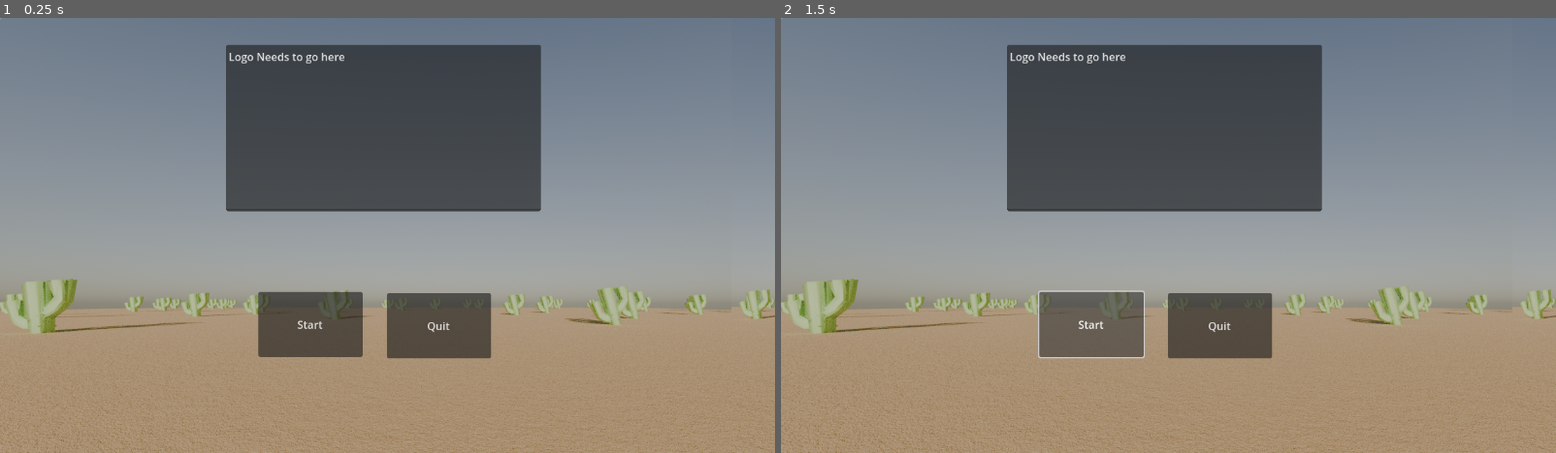
Above: before the commit, frames 1-2 (left to right).
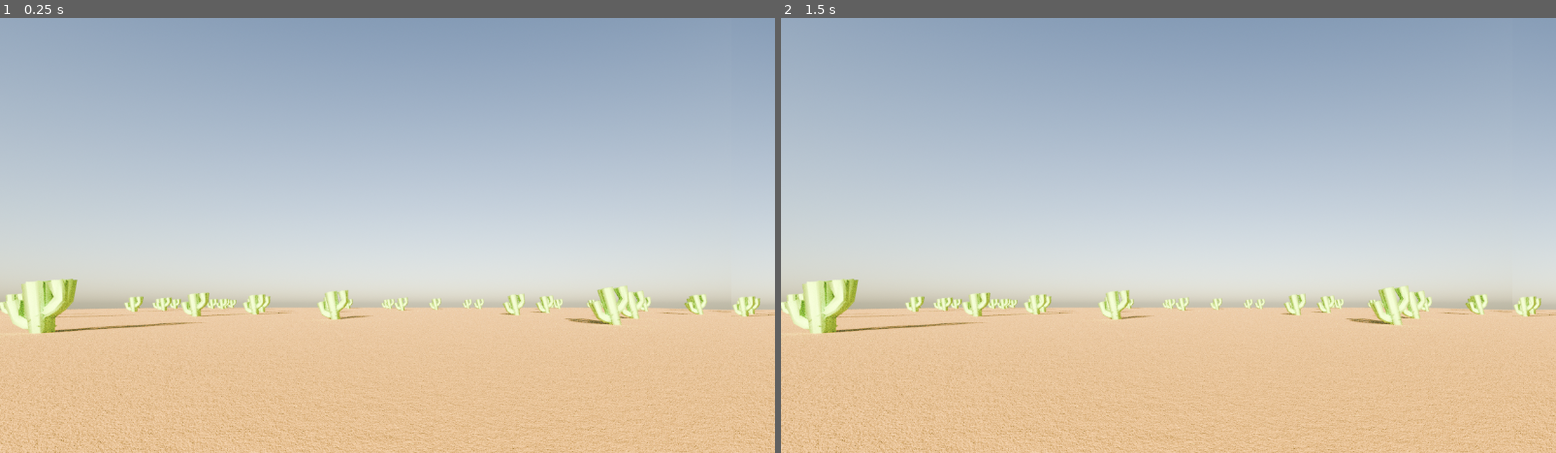
Above: after the commit, the same moments.

Repository: Burns3y/Pedro
Game: Godot game, scene res://scenes/levels/level_1.tscn
Two runs of this game, one before a commit and one after it. Both use one fixed random seed, a clock stepped at 60 frames per second and the inputs below.
Inputs (mouse positions are in pixels of both pictures, inside the frame that each line leads up to):
- Up to frame 1 (0.25 s): no input
- Up to frame 2 (1.5 s): click (1091, 322) at 0.5 s, where only the run before the commit has a clickable "Start"; click (1091, 322) at 1.25 s, where only the run before the commit has a clickable "Start"

The runs differ from the first frame. In frame 1, 100% of the frame differs, in the area x 0-100%, y 0-100%; in frame 2, 100%.

Commit message:
Fixed images, added tilemap node

Diff:
--- a/scenes/levels/level_1.tscn
+++ b/scenes/levels/level_1.tscn
@@ -5,12 +5,18 @@
 
 [node name="Level1" type="Node2D"]
 
-[node name="PedroBg4" type="Sprite2D" parent="."]
-position = Vector2(1163, 343)
+[node name="Background" type="Node2D" parent="."]
+
+[node name="PedroBg4" type="Sprite2D" parent="Background"]
+position = Vector2(1264, 347)
 texture = ExtResource("1_hjvpk")
 
-[node name="PedroBg3" type="Sprite2D" parent="."]
+[node name="PedroBg3" type="Sprite2D" parent="Background"]
 position = Vector2(536, 344)
 texture = ExtResource("1_hjvpk")
 
 [node name="Start_Screen" parent="." instance=ExtResource("2_4smwf")]
+visible = false
+
+[node name="TileMap" type="TileMap" parent="."]
+format = 2
Binary file added: assets/tiles/Screenshot 2024-05-14 at 5.35.22 PM.png
Not shown, added: assets/tiles/Screenshot 2024-05-14 at 5.35.22 PM.png.import
Binary file added: assets/tiles/Screenshot 2024-05-14 at 5.37.10 PM.png
Not shown, added: assets/tiles/Screenshot 2024-05-14 at 5.37.10 PM.png.import
